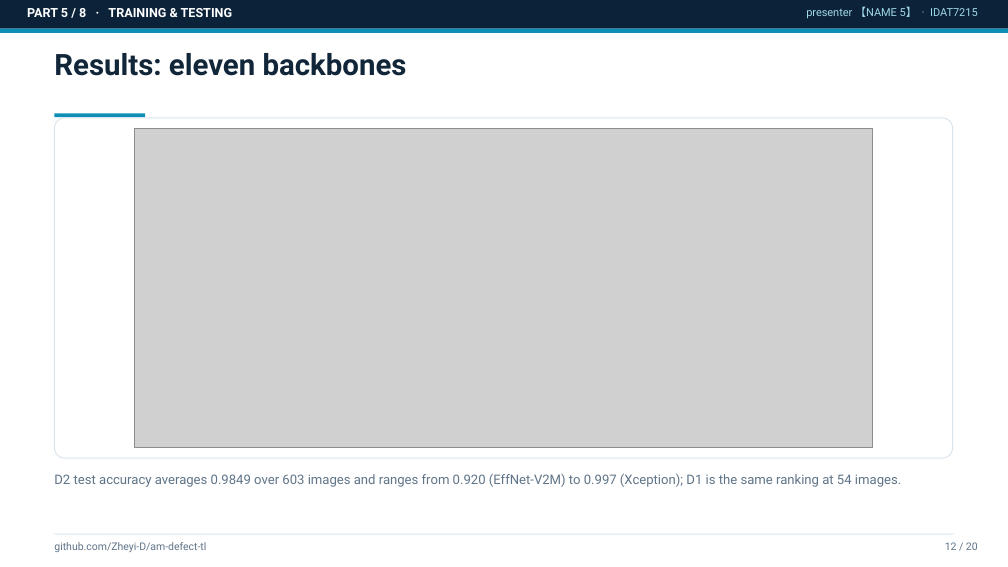
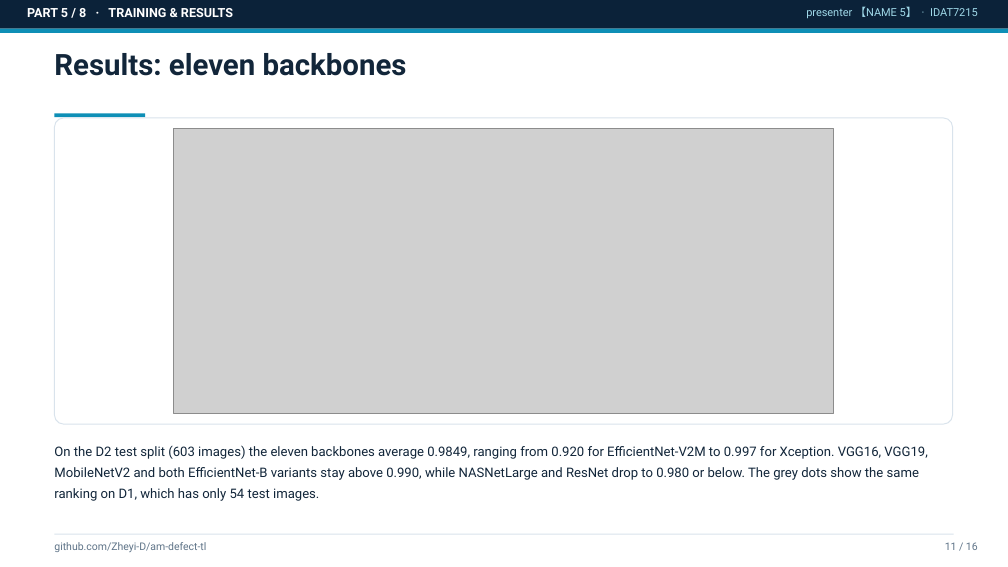
Before and after one commit to Zheyi-D/am-defect-tl, a slide deck: slide 11 of reports/slides_draft.pptx (slide 12 before the commit). Drawn at 1008x567 pixels with LibreOffice and Linux fonts; fonts in the diff are those of the drawing; grey boxes stand for pictures. Boxes give left, top, right and bottom in pixels: in the first picture for what was removed or moved away, otherwise in the second. Text is boxed around its words. In the diff, an @@ line names an element or a change of style, - is before the commit and + after.

Commit message:
feat(slides): 16-page deck scoped to data preparation, model training and dataset results — 60-90 words of factual text per page, no WHAT/WHY/RESULT labels, analysis pages removed, demo placeholder kept

```diff
--- a/reports/slides_draft.pptx
+++ b/reports/slides_draft.pptx
@@ text at bbox=[27, 8, 233, 17]: text changed @@
-PART 5 / 8 · TRAINING & TESTING
+PART 5 / 8 · TRAINING & RESULTS
@@ rounded rectangle: place and size @@
-rounded rectangle at bbox=[54, 118, 953, 458]
+rounded rectangle at bbox=[54, 118, 953, 424]
@@ picture: place and size @@
-picture at bbox=[135, 129, 873, 448]
+picture at bbox=[174, 129, 834, 414]
@@ text at bbox=[54, 445, 927, 501]: text changed; text colour #5F7488 to #12263A @@
-D2 test accuracy averages 0.9849 over 603 images and ranges from 0.920 (EffNet-V2M) to 0.997 (Xception); D1 is the same ranking at 54 images.
+On the D2 test split (603 images) the eleven backbones average 0.9849, ranging from 0.920 for EfficientNet-V2M to 0.997 for Xception. VGG16, VGG19, MobileNetV2 and both EfficientNet-B variants stay above 0.990, while NASNetLarge and ResNet drop to 0.980 or below. The grey dots show the same ranking on D1, which has only 54 test images.
@@ text at bbox=[945, 542, 978, 550]: text changed @@
-12 / 20
+11 / 16
```
Also in this commit, not shown: 12 other slides changed, 3 slides added, 7 slides removed, 3 other files.
